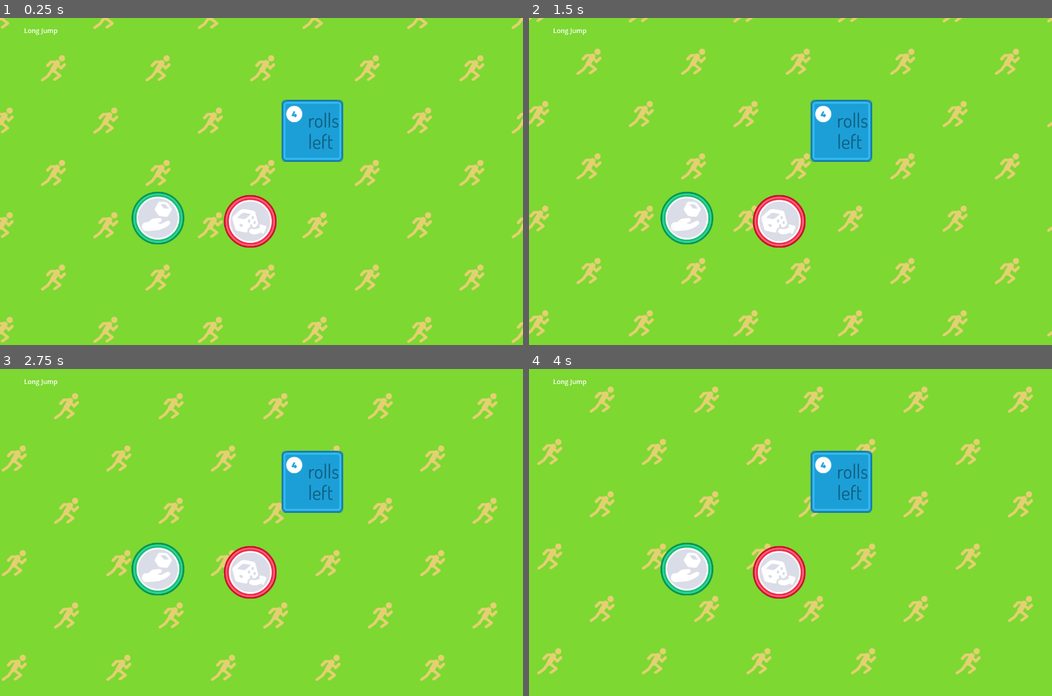
Above: before the commit, frames 1-4 (two rows, left to right).
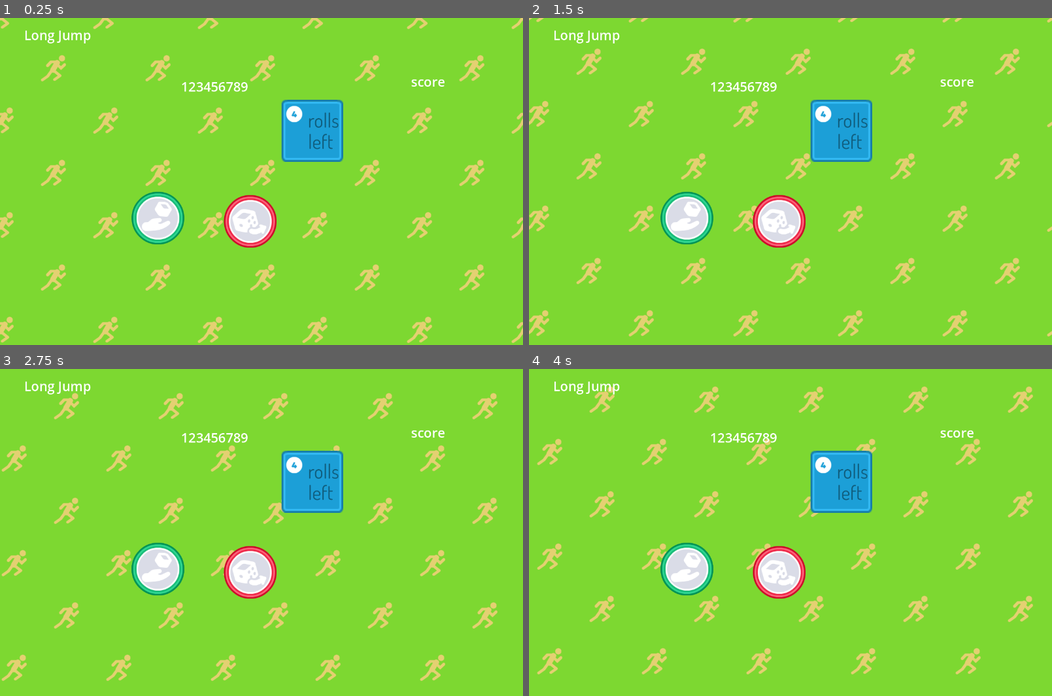
Above: after the commit, the same moments.

Repository: bytezen/diceathalon-sketchbook
Game: Godot game, scene res://scenes/background.tscn
The game is run twice, just before and just after one commit, with the same random seed, the same clock (stepped at 60 frames per second) and the same inputs. The project has no main scene, so this scene is started directly.
Inputs (mouse positions are in pixels of both pictures, inside the frame that each line leads up to):
- Up to frame 1 (0.25 s): no input
- Up to frame 2 (1.5 s): click (685, 217) at 0.5 s; click (780, 220) at 1.25 s
- Up to frame 3 (2.75 s): click (156, 568) at 2 s
- Up to frame 4 (4 s): click (780, 571) at 2.75 s; click (685, 568) at 3.5 s

The runs differ from the first frame. In frame 1, 0.5% of the frame differs, in the area x 4-85%, y 3-23%; in frame 2, 0.5%; in frame 3, 0.5%; in frame 4, 0.5%.

Commit message:
added theme

Diff:
--- /dev/null
+++ b/main_theme.tres
@@ -0,0 +1,4 @@
+[gd_resource type="Theme" format=3 uid="uid://bjqoabon3rsea"]
+
+[resource]
+default_font_size = 32
--- a/scenes/background.tscn
+++ b/scenes/background.tscn
@@ -1,8 +1,9 @@
-[gd_scene load_steps=11 format=3 uid="uid://6ydbo3y1qxuu"]
+[gd_scene load_steps=12 format=3 uid="uid://6ydbo3y1qxuu"]
 
 [ext_resource type="Shader" path="res://assets/sliding_background.gdshader" id="1_s2drv"]
 [ext_resource type="Texture2D" uid="uid://pskmmx7manl1" path="res://assets/running_tile.png" id="2_t8huk"]
 [ext_resource type="Texture2D" uid="uid://b28sek7g2shs8" path="res://assets/roll_button_grey.png" id="3_40u1u"]
+[ext_resource type="Theme" uid="uid://bjqoabon3rsea" path="res://main_theme.tres" id="3_xady0"]
 [ext_resource type="Texture2D" uid="uid://dyl0ui22dkls" path="res://assets/roll_button_green.png" id="4_kei6l"]
 [ext_resource type="Texture2D" uid="uid://byi67tfwgsdoc" path="res://assets/roll_disabled.png" id="5_tlmdc"]
 [ext_resource type="Texture2D" uid="uid://dnmr5ionnldwk" path="res://assets/score_button_gray.png" id="6_mp4q1"]
@@ -34,13 +35,33 @@
 grow_horizontal = 2
 grow_vertical = 2
 
-[node name="RichTextLabel" type="RichTextLabel" parent="."]
+[node name="EventTitle" type="RichTextLabel" parent="."]
 layout_mode = 0
 offset_left = 59.0
 offset_top = 19.0
-offset_right = 183.0
-offset_bottom = 59.0
+offset_right = 304.0
+offset_bottom = 79.0
+theme = ExtResource("3_xady0")
 text = "Long Jump"
+
+[node name="ScoreHeader" type="RichTextLabel" parent="."]
+layout_mode = 0
+offset_left = 1006.0
+offset_top = 133.0
+offset_right = 1101.0
+offset_bottom = 202.0
+theme = ExtResource("3_xady0")
+text = "score"
+
+[node name="Score" type="RichTextLabel" parent="."]
+unique_name_in_owner = true
+layout_mode = 0
+offset_left = 443.0
+offset_top = 145.0
+offset_right = 651.0
+offset_bottom = 207.0
+theme = ExtResource("3_xady0")
+text = "123456789"
 
 [node name="RollButton" type="TextureButton" parent="."]
 layout_mode = 0
Binary file added: assets/info.png
Not shown, added: assets/info.png.import
